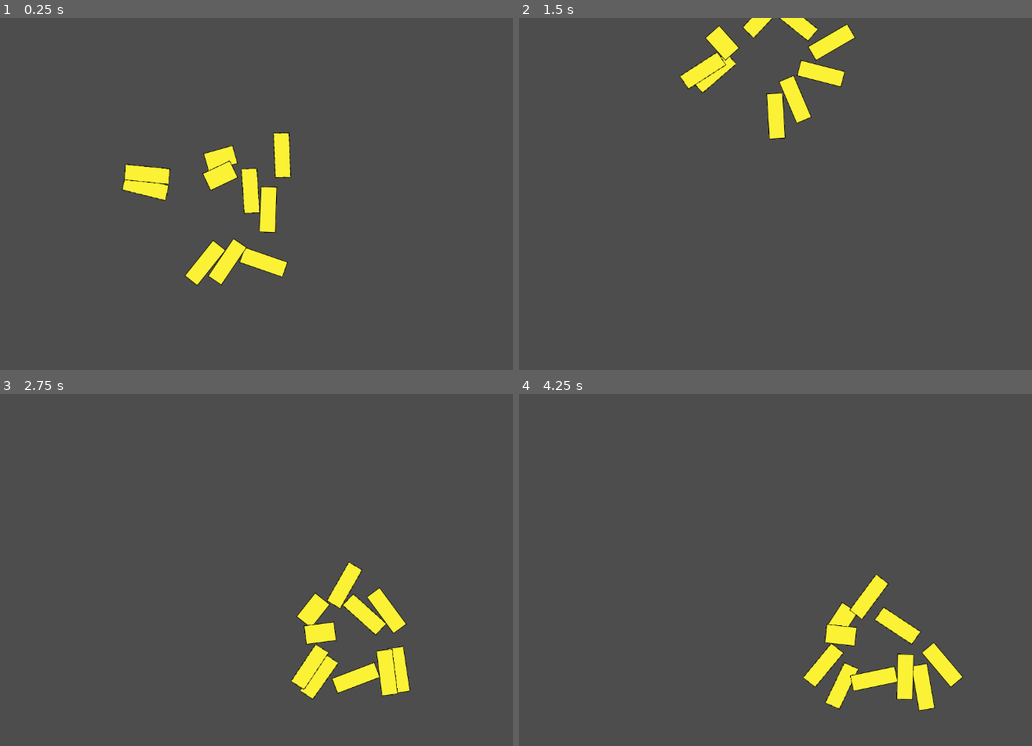
Above: before the commit, frames 1-4 (two rows, left to right).
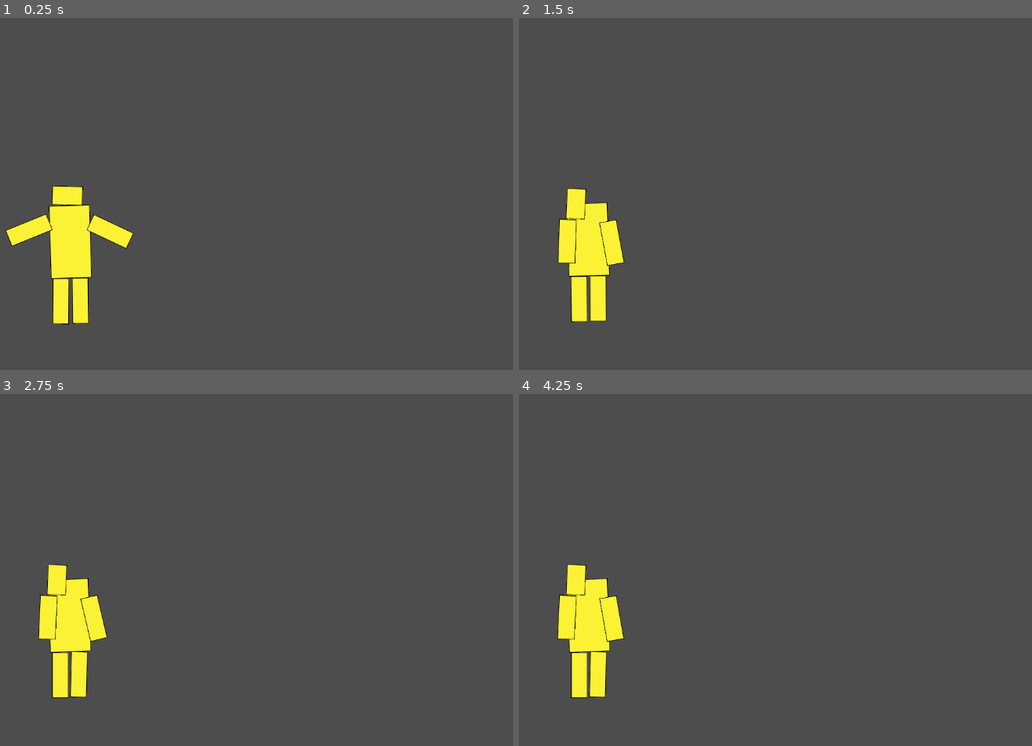
Above: after the commit, the same moments.

Repository: Jacob-Hawksley/Collision-Course
Game: Godot game, scene res://main.tscn
Same seed, same stepped clock (60 frames per second), same inputs: the game is played once before the commit and once after it.
Inputs:
- Up to frame 1 (0.25 s): no input
- Up to frame 2 (1.5 s): tap Enter (ui_accept) at 0.5, 0.6, 0.77, 1.07, 1.35 s; hold Right (ui_right) from 0.53 s (still down)
- Up to frame 3 (2.75 s): tap Enter (ui_accept) at 1.52, 1.82, 2.1 s; release Right (ui_right) at 2.03 s; hold Left (ui_left) from 2.03 s (still down)
- Up to frame 4 (4.25 s): release Left (ui_left) at 2.78 s; hold Right (ui_right) from 2.78 s (still down); tap Enter (ui_accept) at 2.85, 3.02, 3.32, 3.6, 3.77, 4.07 s

The runs differ from the first frame. In frame 1, 7.5% of the frame differs, in the area x 1-57%, y 32-88%; in frame 2, 6.2%; in frame 3, 7.0%; in frame 4, 7.0%.

Commit message:
Added weapon infrastructure and ragdolls

Diff:
--- /dev/null
+++ b/main.gd
@@ -0,0 +1,2 @@
+extends Node
+var leftweapon1 = null
--- a/main.tscn
+++ b/main.tscn
@@ -1,17 +1,21 @@
-[gd_scene load_steps=3 format=3 uid="uid://cb0u1wq7u4jpd"]
+[gd_scene load_steps=4 format=3 uid="uid://cb0u1wq7u4jpd"]
 
+[ext_resource type="Script" uid="uid://bky1uxhge2ru0" path="res://main.gd" id="1_0xm2m"]
 [ext_resource type="PackedScene" uid="uid://dd8ia7303b0om" path="res://player_1.tscn" id="1_ig7tw"]
 
 [sub_resource type="RectangleShape2D" id="RectangleShape2D_dg77c"]
 size = Vector2(1161.5, 137.5)
 
 [node name="Main" type="Node"]
+script = ExtResource("1_0xm2m")
 
 [node name="StaticBody2D" type="StaticBody2D" parent="."]
+collision_layer = 3
+collision_mask = 3
 
 [node name="CollisionShape2D" type="CollisionShape2D" parent="StaticBody2D"]
 position = Vector2(583.25, 627.25)
 shape = SubResource("RectangleShape2D_dg77c")
 
 [node name="Player1" parent="." instance=ExtResource("1_ig7tw")]
-position = Vector2(442, 286)
+position = Vector2(259, 403)
--- /dev/null
+++ b/pistol.tscn
@@ -0,0 +1,20 @@
+[gd_scene load_steps=3 format=3 uid="uid://x4c162ynut6l"]
+
+[ext_resource type="Texture2D" uid="uid://02sclbtwclia" path="res://pistol.png" id="1_08c3m"]
+
+[sub_resource type="SpriteFrames" id="SpriteFrames_bttkv"]
+animations = [{
+"frames": [{
+"duration": 1.0,
+"texture": ExtResource("1_08c3m")
+}],
+"loop": true,
+"name": &"default",
+"speed": 5.0
+}]
+
+[node name="Pistol" type="AnimatedSprite2D"]
+sprite_frames = SubResource("SpriteFrames_bttkv")
+
+[node name="Marker2D" type="Marker2D" parent="."]
+position = Vector2(38, -18)
--- a/player_1.gd
+++ b/player_1.gd
@@ -1,5 +1,5 @@
 extends CharacterBody2D
-
+var weaponactive = false
 
 const SPEED = 300.0
 const JUMP_VELOCITY = -400.0
@@ -9,17 +9,13 @@
 	# Add the gravity.
 	if not is_on_floor():
 		velocity += get_gravity() * delta
+func _process(delta: float) -> void:
 
-	# Handle jump.
-	if Input.is_action_just_pressed("ui_accept") and is_on_floor():
-		velocity.y = JUMP_VELOCITY
 
-	# Get the input direction and handle the movement/deceleration.
-	# As good practice, you should replace UI actions with custom gameplay actions.
-	var direction := Input.get_axis("ui_left", "ui_right")
-	if direction:
-		velocity.x = direction * SPEED
-	else:
-		velocity.x = move_toward(velocity.x, 0, SPEED)
 
 	move_and_slide()
+
+func newweapon(weapon):
+	weaponactive = true
+	var leftweapon = weapon.instantiate()
+	add_child(leftweapon)
--- a/player_1.tscn
+++ b/player_1.tscn
@@ -7,6 +7,20 @@
 [ext_resource type="Texture2D" uid="uid://uo8vklk03kfn" path="res://head.png" id="5_gf2bl"]
 [ext_resource type="Texture2D" uid="uid://dknrd3oq865gx" path="res://torso.png" id="6_72vom"]
 
+[sub_resource type="RectangleShape2D" id="RectangleShape2D_iyu8a"]
+size = Vector2(74, 134)
+
+[sub_resource type="SpriteFrames" id="SpriteFrames_qqcrl"]
+animations = [{
+"frames": [{
+"duration": 1.0,
+"texture": ExtResource("6_72vom")
+}],
+"loop": true,
+"name": &"default",
+"speed": 5.0
+}]
+
 [sub_resource type="RectangleShape2D" id="RectangleShape2D_ugj0w"]
 size = Vector2(28, 83)
 
@@ -36,7 +50,7 @@
 }]
 
 [sub_resource type="RectangleShape2D" id="RectangleShape2D_1vtoj"]
-size = Vector2(29.9911, 80.1025)
+size = Vector2(13.1485, 28.4841)
 
 [sub_resource type="SpriteFrames" id="SpriteFrames_x4625"]
 animations = [{
@@ -77,28 +91,14 @@
 "speed": 5.0
 }]
 
-[sub_resource type="RectangleShape2D" id="RectangleShape2D_iyu8a"]
-size = Vector2(74, 134)
-
-[sub_resource type="SpriteFrames" id="SpriteFrames_qqcrl"]
-animations = [{
-"frames": [{
-"duration": 1.0,
-"texture": ExtResource("6_72vom")
-}],
-"loop": true,
-"name": &"default",
-"speed": 5.0
-}]
-
-[sub_resource type="RectangleShape2D" id="RectangleShape2D_8nydg"]
-size = Vector2(72, 132)
+[sub_resource type="RectangleShape2D" id="RectangleShape2D_i66ns"]
+size = Vector2(73, 131)
 
 [node name="Player1" type="CharacterBody2D"]
 script = ExtResource("1_i66ns")
 
 [node name="Head-Torso" type="PinJoint2D" parent="."]
-position = Vector2(-2, -64)
+position = Vector2(-2, -67)
 node_a = NodePath("../Torso")
 node_b = NodePath("../Head")
 
@@ -122,7 +122,20 @@
 node_a = NodePath("../Torso")
 node_b = NodePath("../RLeg")
 
+[node name="Torso" type="RigidBody2D" parent="."]
+collision_layer = 2
+collision_mask = 2
+
+[node name="CollisionShape2D" type="CollisionShape2D" parent="Torso"]
+position = Vector2(-1, 2)
+shape = SubResource("RectangleShape2D_iyu8a")
+
+[node name="AnimatedSprite2D" type="AnimatedSprite2D" parent="Torso"]
+sprite_frames = SubResource("SpriteFrames_qqcrl")
+
 [node name="LLeg" type="RigidBody2D" parent="."]
+collision_layer = 2
+collision_mask = 2
 
 [node name="CollisionShape2D" type="CollisionShape2D" parent="LLeg"]
 position = Vector2(-19, 108.5)
@@ -133,6 +146,8 @@
 sprite_frames = SubResource("SpriteFrames_n0cnt")
 
 [node name="RLeg" type="RigidBody2D" parent="."]
+collision_layer = 2
+collision_mask = 2
 
 [node name="CollisionShape2D" type="CollisionShape2D" parent="RLeg"]
 position = Vector2(16, 109.5)
@@ -143,28 +158,36 @@
 sprite_frames = SubResource("SpriteFrames_u34kq")
 
 [node name="RArm" type="RigidBody2D" parent="."]
+collision_layer = 2
+collision_mask = 2
 
 [node name="CollisionShape2D" type="CollisionShape2D" parent="RArm"]
-position = Vector2(66, -8)
-rotation = -0.823218
+position = Vector2(75, -35)
+rotation = 1.5708
+scale = Vector2(2.16566, 2.64226)
 shape = SubResource("RectangleShape2D_1vtoj")
 
 [node name="AnimatedSprite2D" type="AnimatedSprite2D" parent="RArm"]
-position = Vector2(65, -9)
+position = Vector2(77, -36)
 sprite_frames = SubResource("SpriteFrames_x4625")
 
 [node name="LArm" type="RigidBody2D" parent="."]
+collision_layer = 2
+collision_mask = 2
 
 [node name="CollisionShape2D" type="CollisionShape2D" parent="LArm"]
-position = Vector2(-67, -14)
-rotation = 0.845047
+position = Vector2(-76, -39)
+rotation = 1.5708
 shape = SubResource("RectangleShape2D_tenil")
 
 [node name="AnimatedSprite2D" type="AnimatedSprite2D" parent="LArm"]
-position = Vector2(-68, -13)
+position = Vector2(-78, -38)
 sprite_frames = SubResource("SpriteFrames_l7vjq")
 
 [node name="Head" type="RigidBody2D" parent="."]
+position = Vector2(-1, -7)
+collision_layer = 2
+collision_mask = 2
 
 [node name="CollisionShape2D" type="CollisionShape2D" parent="Head"]
 position = Vector2(-3, -79)
@@ -174,16 +197,6 @@
 position = Vector2(-3, -78)
 sprite_frames = SubResource("SpriteFrames_hd4a6")
 
-[node name="Torso" type="RigidBody2D" parent="."]
-visible = false
-
-[node name="CollisionShape2D" type="CollisionShape2D" parent="Torso"]
-position = Vector2(-1, 2)
-shape = SubResource("RectangleShape2D_iyu8a")
-
-[node name="AnimatedSprite2D" type="AnimatedSprite2D" parent="Torso"]
-sprite_frames = SubResource("SpriteFrames_qqcrl")
-
 [node name="CollisionShape2D" type="CollisionShape2D" parent="."]
-position = Vector2(-1, 0)
-shape = SubResource("RectangleShape2D_8nydg")
+position = Vector2(0.5, -0.5)
+shape = SubResource("RectangleShape2D_i66ns")
--- a/project.godot
+++ b/project.godot
@@ -17,7 +17,7 @@
 
 [autoload]
 
-Main="*res://main.tscn"
+Main="*res://main.gd"
 
 [editor_plugins]
 
Binary file changed: leftarm.png
Not shown, added: main.gd.uid
Binary file added: pistol.png
Not shown, added: pistol.png.import
Binary file changed: rightarm.png
